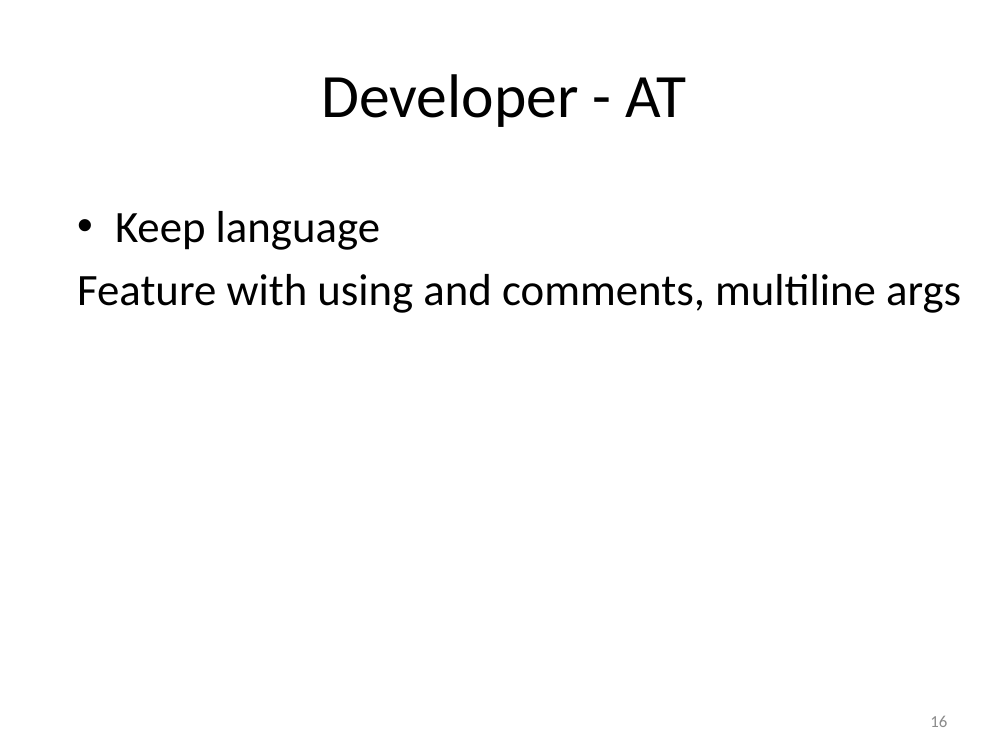
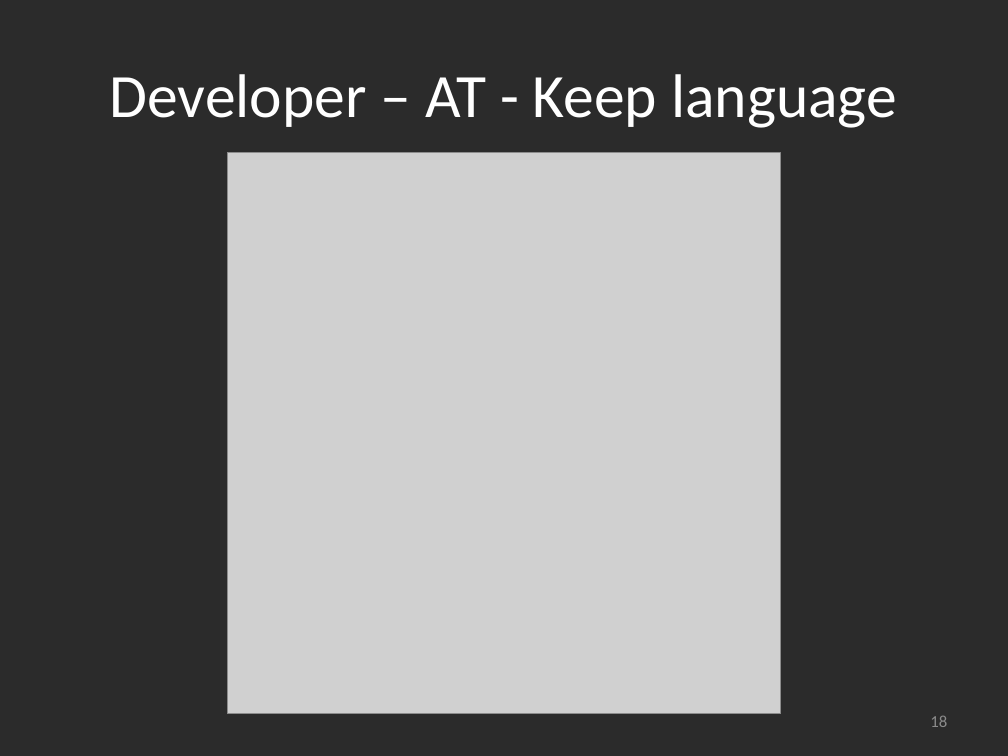
Before and after one commit to msuarz/portfolio, a slide deck: slide 18 of agile2011/presentation.pptx (slide 16 before the commit). Drawn at 1008x756 pixels with LibreOffice and Linux fonts; fonts in the diff are those of the drawing; grey boxes stand for pictures; background and template pictures are left out; a plain dark background stands for a picture behind light text. Boxes give left, top, right and bottom in pixels: in the first picture for what was removed or moved away, otherwise in the second. Text is boxed around its words. In the diff, an @@ line names an element or a change of style, - is before the commit and + after.

```diff
--- a/agile2011/presentation.pptx
+++ b/agile2011/presentation.pptx
@@ background #FFFFFF to picture (left out) @@
@@ title at [110, 74, 897, 128]: text changed; text colour #000000 to #FFFFFF @@
-Developer - AT
+Developer – AT - Keep language
@@ picture added at [228, 152, 780, 714] @@
@@ text removed at [77, 211, 961, 313] @@
-• Keep language
-Feature with using and comments, multiline args
@@ page number at [930, 716, 947, 727]: text changed @@
-16
+18
```
Also in this commit, not shown: 13 other slides changed, 2 slides added, 26 other files.
